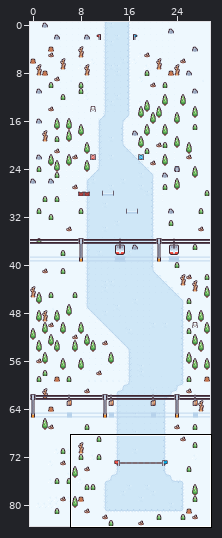
Tiled map (JSON): resources/TileMap/SkiGame.json. Above, an overview of the earlier version with the close-up marked.
Close-up. Before the edit:
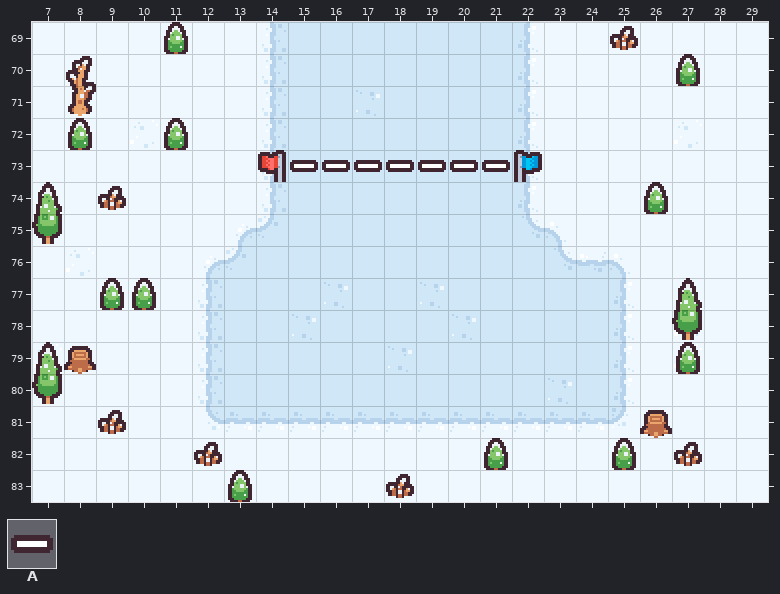
Cells are 16x16 px. Shown: x 7..29, y 69..83.
Key: from "Ski": A 127.
_ is an empty cell.
Layers that did not change in this view are not listed.
Layer "Finish" before, first column x 7:
69 _______________________
70 _______________________
71 _______________________
72 _______________________
73 ________AAAAAAA________
74 _______________________
75 _______________________
76 _______________________
77 _______________________
78 _______________________
79 _______________________
80 _______________________
81 _______________________
82 _______________________
83 _______________________
The same view after the edit:
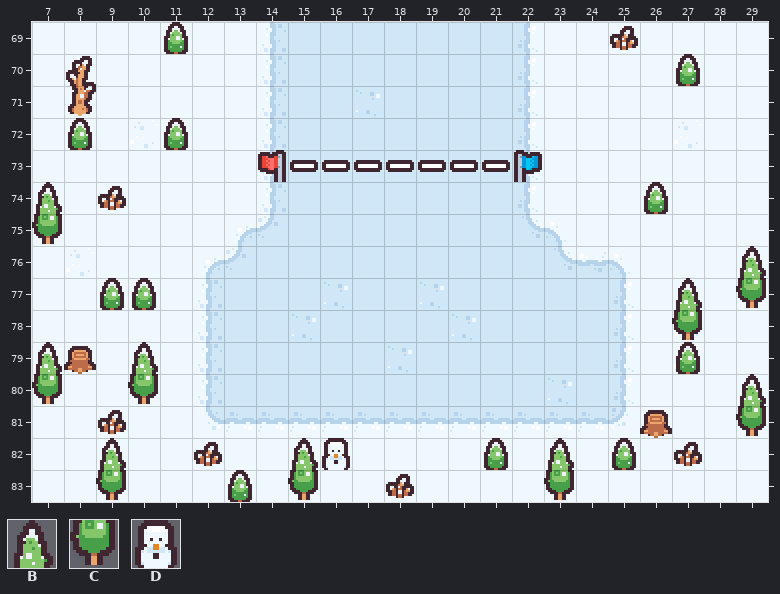
Further tiles: from "Ski": B 6, C 18, D 69.
The edit:
{"where": "layer \"Finish\""}
{"y":76,"x":29,"old":"_","new":"B"}
{"y":77,"x":29,"old":"_","new":"C"}
{"y":79,"x":10,"old":"_","new":"B"}
{"y":80,"x":10,"old":"_","new":"C"}
{"y":80,"x":29,"old":"_","new":"B"}
{"y":81,"x":29,"old":"_","new":"C"}
{"y":82,"x":9,"old":"_","new":"B"}
{"y":82,"x":15,"old":"__","new":"BD"}
{"y":82,"x":23,"old":"_","new":"B"}
{"y":83,"x":9,"old":"_","new":"C"}
{"y":83,"x":15,"old":"_","new":"C"}
{"y":83,"x":23,"old":"_","new":"C"}
{"label":"added","picture_box":[736,246,766,308]}
{"label":"added","picture_box":[128,342,158,404]}
{"label":"added","picture_box":[736,374,766,436]}
{"label":"added","picture_box":[96,438,126,500]}
{"label":"added","picture_box":[288,438,350,500]}
{"label":"added","picture_box":[544,438,574,500]}
